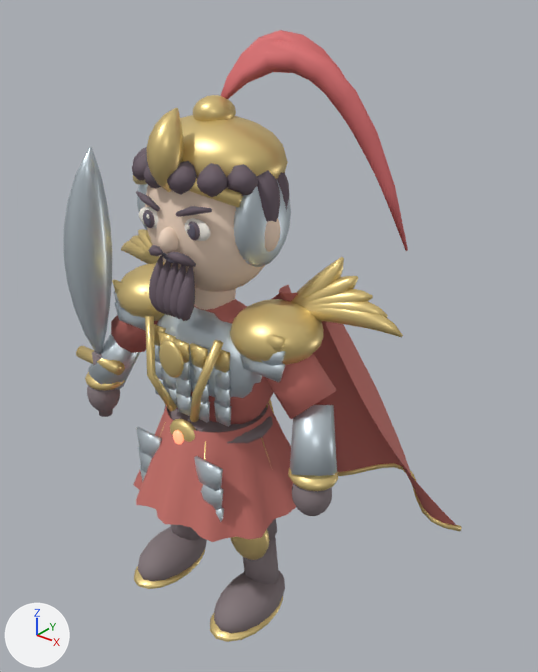
The glTF model samkok/web/models/38-e2.glb as it was, and as the next commit left it.
Both versions are drawn from a 50 mm lens placed at (2.53, -2.69, 3.57), pointed at (0.12, 0.33, 1.7). Arrows for +X, +Y and +Z are at lower left; the lights stay in place. The picture after the commit comes second.

The first picture shows '38_T2_Red Commander_Mesh'.
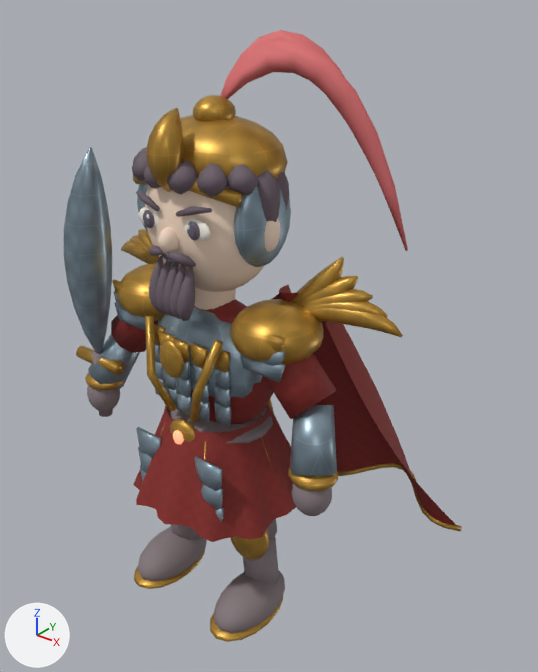
Patch to the scene script:
```diff
--- a/samkok/web/models/38-e2.glb.py
+++ b/samkok/web/models/38-e2.glb.py
@@ mat_silk_942b25_001 @@
 n0 = _N.new('ShaderNodeBsdfPrincipled'); n0.name = 'Principled BSDF'
-n0.inputs[0].default_value = (0.58, 0.169, 0.145, 1.0)  # 'Base Color', pink #c8726a
 n0.inputs[2].default_value = 0.72  # 'Roughness'
 n1 = _N.new('ShaderNodeOutputMaterial'); n1.name = 'Material Output'
+n2 = _N.new('ShaderNodeTexImage'); n2.name = 'Image Texture'
+n2.image = img_weave_942b25
+n3 = _N.new('ShaderNodeNormalMap'); n3.name = 'Normal Map'
+n3.uv_map = 'UVMap'
+n3.inputs[0].default_value = 0.28  # 'Strength'
+n4 = _N.new('ShaderNodeTexImage'); n4.name = 'Image Texture.001'
+n4.image = img_surface_normal_true
 _L.new(n0.outputs[0], n1.inputs[0])  # 'BSDF' to 'Surface'
+_L.new(n2.outputs[0], n0.inputs[0])  # 'Color' to 'Base Color'
+_L.new(n3.outputs[0], n0.inputs[5])  # 'Normal' to 'Normal'
+_L.new(n4.outputs[0], n3.inputs[1])  # 'Color' to 'Color'
@@ mat_antique_gold_001 @@
 n0 = _N.new('ShaderNodeBsdfPrincipled'); n0.name = 'Principled BSDF'
-n0.inputs[0].default_value = (0.788, 0.604, 0.247, 1.0)  # 'Base Color', yellow #e6cc88
 n0.inputs[1].default_value = 0.58  # 'Metallic'
@@ mat_antique_gold_001 @@
 n1 = _N.new('ShaderNodeOutputMaterial'); n1.name = 'Material Output'
+n2 = _N.new('ShaderNodeTexImage'); n2.name = 'Image Texture'
+n2.image = img_engraved_c99a3f
+n3 = _N.new('ShaderNodeNormalMap'); n3.name = 'Normal Map'
+n3.uv_map = 'UVMap'
+n3.inputs[0].default_value = 0.45  # 'Strength'
+n4 = _N.new('ShaderNodeTexImage'); n4.name = 'Image Texture.001'
+n4.image = img_surface_normal_false
 _L.new(n0.outputs[0], n1.inputs[0])  # 'BSDF' to 'Surface'
+_L.new(n2.outputs[0], n0.inputs[0])  # 'Color' to 'Base Color'
+_L.new(n3.outputs[0], n0.inputs[5])  # 'Normal' to 'Normal'
+_L.new(n4.outputs[0], n3.inputs[1])  # 'Color' to 'Color'
@@ mat_steel_001 @@
 n0 = _N.new('ShaderNodeBsdfPrincipled'); n0.name = 'Principled BSDF'
-n0.inputs[0].default_value = (0.604, 0.686, 0.741, 1.0)  # 'Base Color', light grey #ccd8df
 n0.inputs[1].default_value = 0.65  # 'Metallic'
@@ mat_steel_001 @@
 n1 = _N.new('ShaderNodeOutputMaterial'); n1.name = 'Material Output'
+n2 = _N.new('ShaderNodeTexImage'); n2.name = 'Image Texture'
+n2.image = img_engraved_9aafbd
+n3 = _N.new('ShaderNodeNormalMap'); n3.name = 'Normal Map'
+n3.uv_map = 'UVMap'
+n3.inputs[0].default_value = 0.45  # 'Strength'
+n4 = _N.new('ShaderNodeTexImage'); n4.name = 'Image Texture.001'
+n4.image = img_surface_normal_false
 _L.new(n0.outputs[0], n1.inputs[0])  # 'BSDF' to 'Surface'
+_L.new(n2.outputs[0], n0.inputs[0])  # 'Color' to 'Base Color'
+_L.new(n3.outputs[0], n0.inputs[5])  # 'Normal' to 'Normal'
+_L.new(n4.outputs[0], n3.inputs[1])  # 'Color' to 'Color'
@@ me_38_t2_red_commander_mesh @@
 me_38_t2_red_commander_mesh.from_pydata(...)  # 10452 vertices, 19164 faces; spans x -1.22..1.22, y -0.53..0.97, z 0.02..3.34
+# me_38_t2_red_commander_mesh part 1: texture (UV) coordinates changed
 me_38_t2_red_commander_mesh.materials.append(mat_silk_942b25_001)
```

What differs and where, as boxes (x1, y1, x2, y2) in the pictures (538 x 672 px):
'38_T2_Red Commander_Mesh', surface changed (darker): (64, 93, 462, 642) in both
